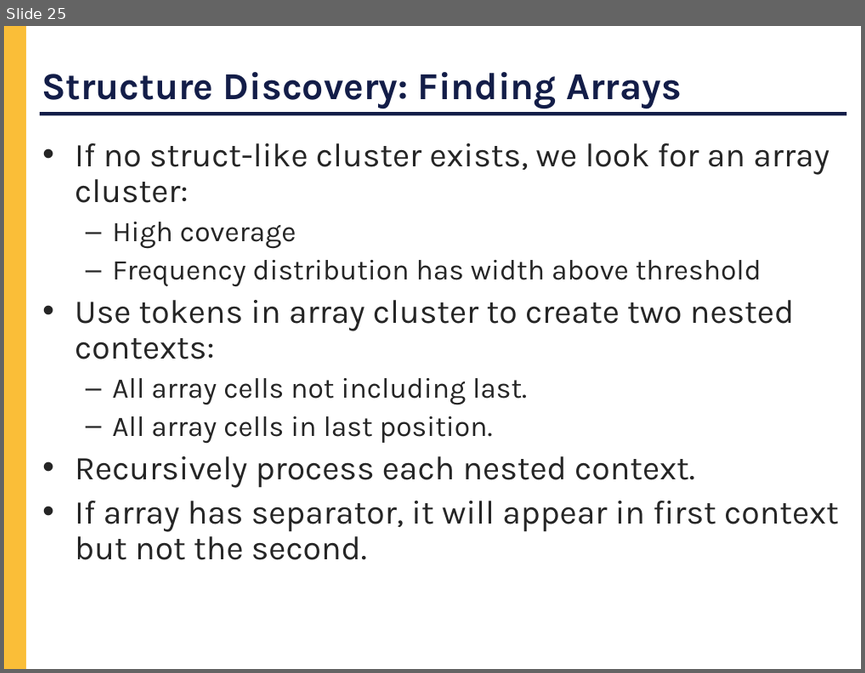
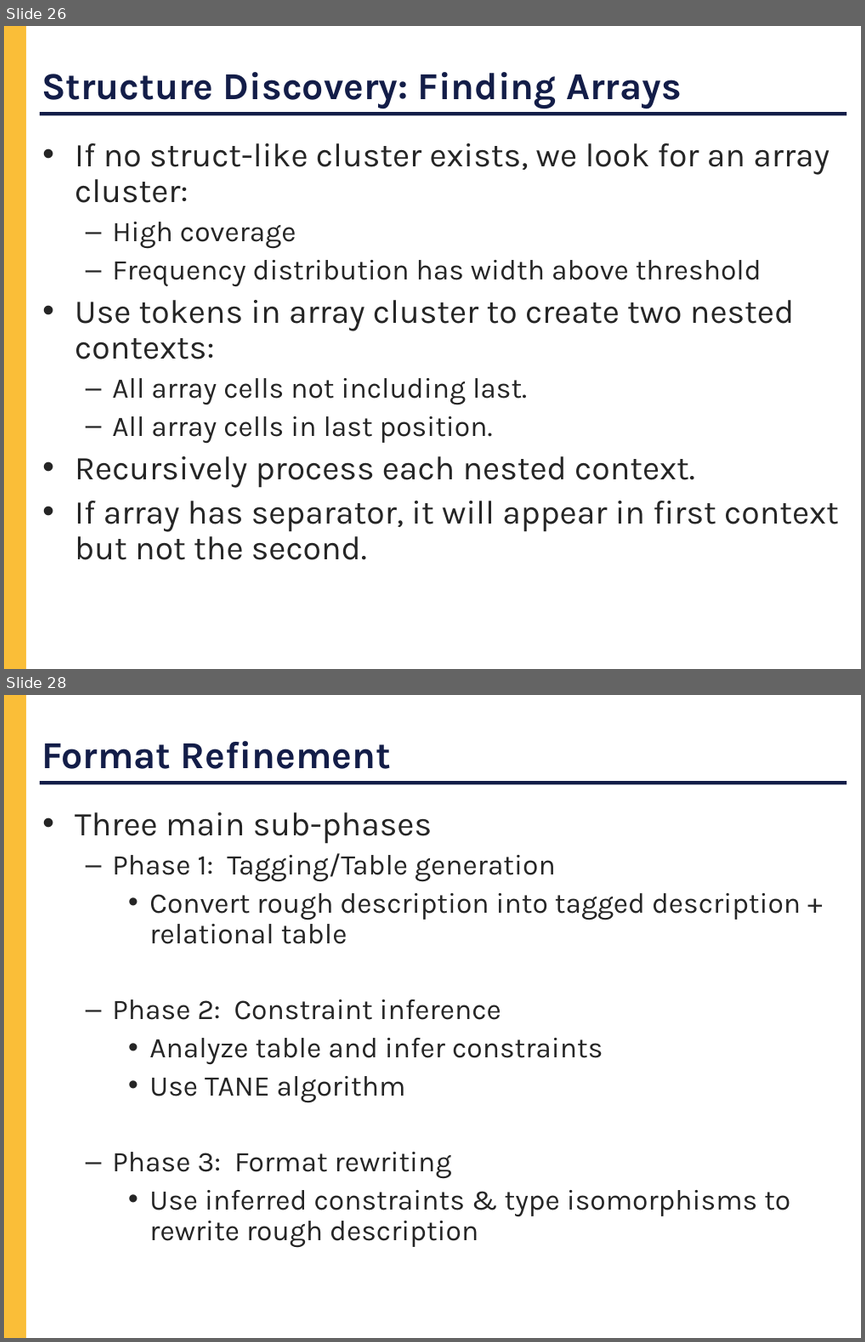
Before and after one commit to cornell-pl/forest, a slide deck: pads/Notes/DARPA/Kickoff.ppt. Shown one above the other, each under a label of ours: slide 25 before the commit, slides 26 and 28 after it; the slides between them are not shown. The pictures are 865x673 and 865x1342 pixels, drawn with LibreOffice and Linux fonts; fonts in the diff are those of the drawing. Boxes give left, top, right and bottom in pixels: in the first picture for what was removed or moved away, otherwise in the second. Text is boxed around its words. In the diff, an @@ line names an element or a change of style, - is before the commit and + after.

```diff
--- a/pads/Notes/DARPA/Kickoff.ppt
+++ b/pads/Notes/DARPA/Kickoff.ppt
@@ slide 28 added at <box>4,695,861,1338</box>, background #FFFFFF; not listed: 2 template elements that a slide beside it also shows @@
@@ title added at <box>41,741,391,769</box>, 32 pt, text #131D48, bold @@
+Format Refinement
@@ text added at <box>75,812,800,1247</box>, 24 pt, text #252525 @@
+• Three main sub-phases
+  – Phase 1: Tagging/Table generation
+    • Convert rough description into tagged description + relational table
+  – Phase 2: Constraint inference
+    • Analyze table and infer constraints
+    • Use TANE algorithm
+  – Phase 3: Format rewriting
+    • Use inferred constraints & type isomorphisms to rewrite rough description
@@ what was slide 25 is now slide 26 @@
```
Also in this commit, not shown: 3 slides changed, 14 other slides added, 1 slide removed.
